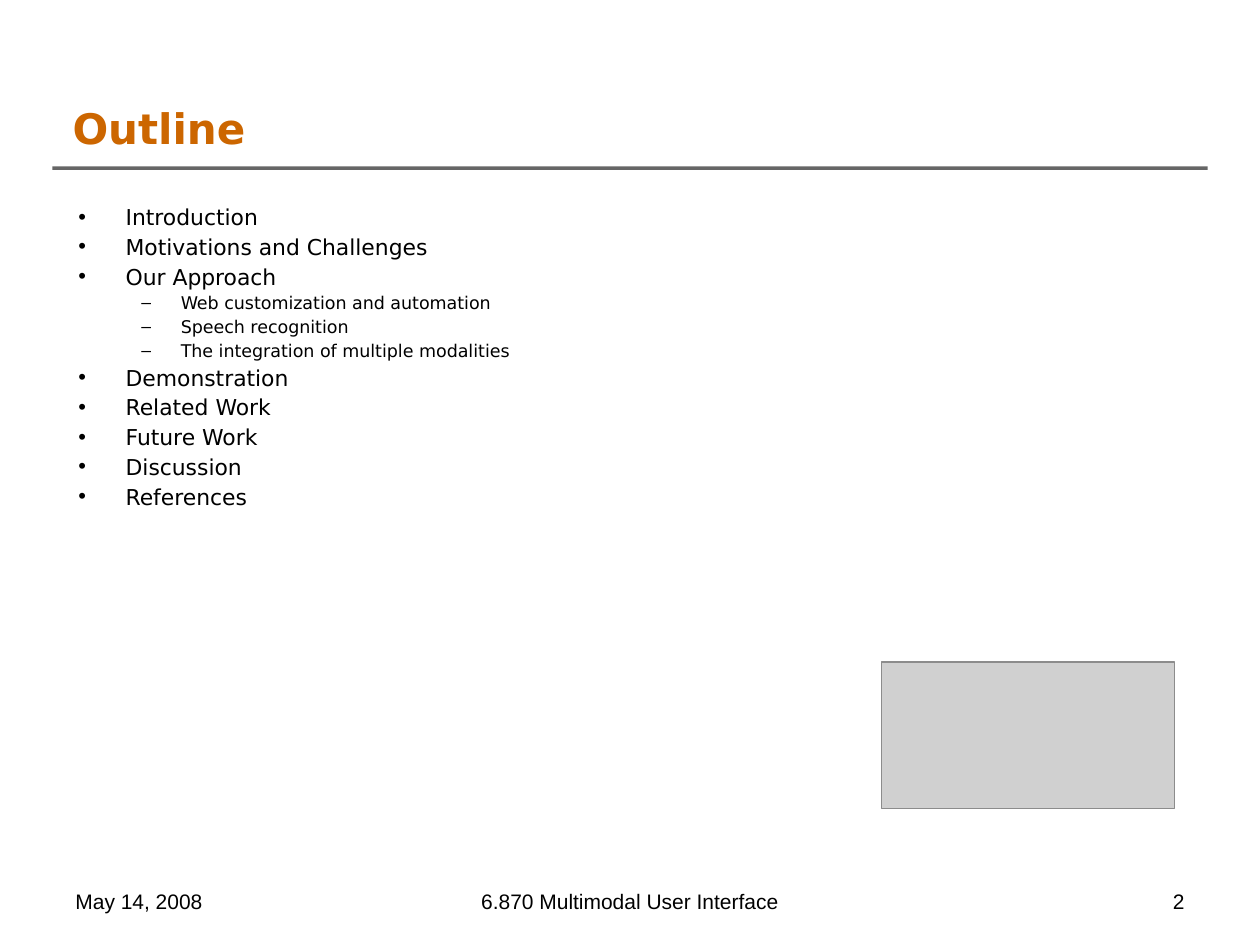
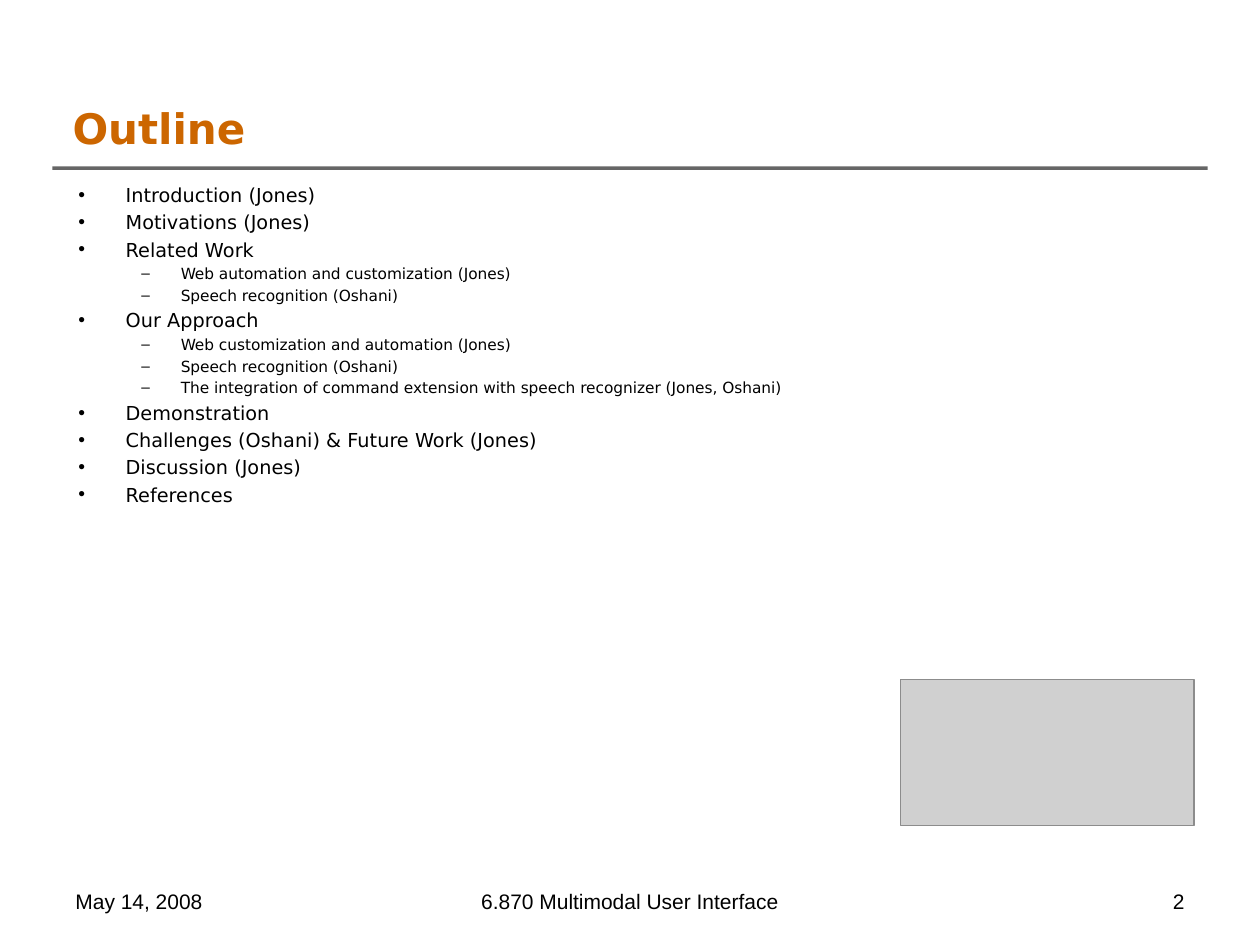
Before and after one commit to oshanis/webnnel, a slide deck: slide 2 of docs/6.870 Final Project Presentation.ppt. Drawn at 1260x945 pixels with LibreOffice and Linux fonts; fonts in the diff are those of the drawing; grey boxes stand for pictures; background and template pictures are left out. Boxes give left, top, right and bottom in pixels: in the first picture for what was removed or moved away, otherwise in the second. Text is boxed around its words. In the diff, an @@ line names an element or a change of style, - is before the commit and + after.

```diff
--- a/docs/6.870 Final Project Presentation.ppt
+++ b/docs/6.870 Final Project Presentation.ppt
@@ text "Introduction (Jones)" moved from (x1=126, y1=208, x2=510, y2=506) to (x1=126, y1=187, x2=781, y2=503) @@
@@ text at (x1=126, y1=187, x2=511, y2=305): text changed; size 12.5 to 8.8 pt @@
-• Introduction
-• Motivations and Challenges
+• Introduction (Jones)
+• Motivations (Jones)
+• Related Work
+  – Web automation and customization (Jones)
+  – Speech recognition (Oshani)
@@ text at (x1=181, y1=338, x2=781, y2=397): text changed; size 10 to 8.8 pt @@
-  – Web customization and automation
-  – Speech recognition
-  – The integration of multiple modalities
+  – Web customization and automation (Jones)
+  – Speech recognition (Oshani)
+  – The integration of command extension with speech recognizer (Jones, Oshani)
@@ text at (x1=126, y1=405, x2=270, y2=503): size 12.5 to 11 pt in "Our Approach", "Demonstration", "References" @@
@@ text at (x1=126, y1=432, x2=537, y2=478): text changed; size 12.5 to 11 pt @@
-• Related Work
-• Future Work
-• Discussion
+• Challenges (Oshani) & Future Work (Jones)
+• Discussion (Jones)
@@ picture moved from (x1=882, y1=663, x2=1176, y2=809) to (x1=901, y1=679, x2=1194, y2=825) @@
```
